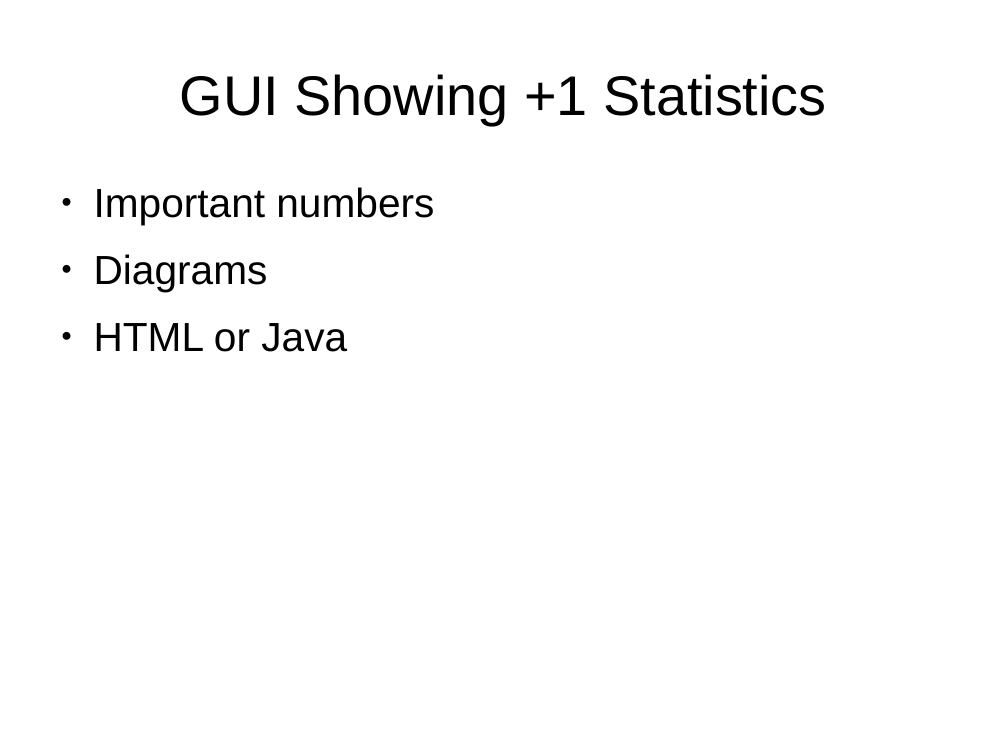
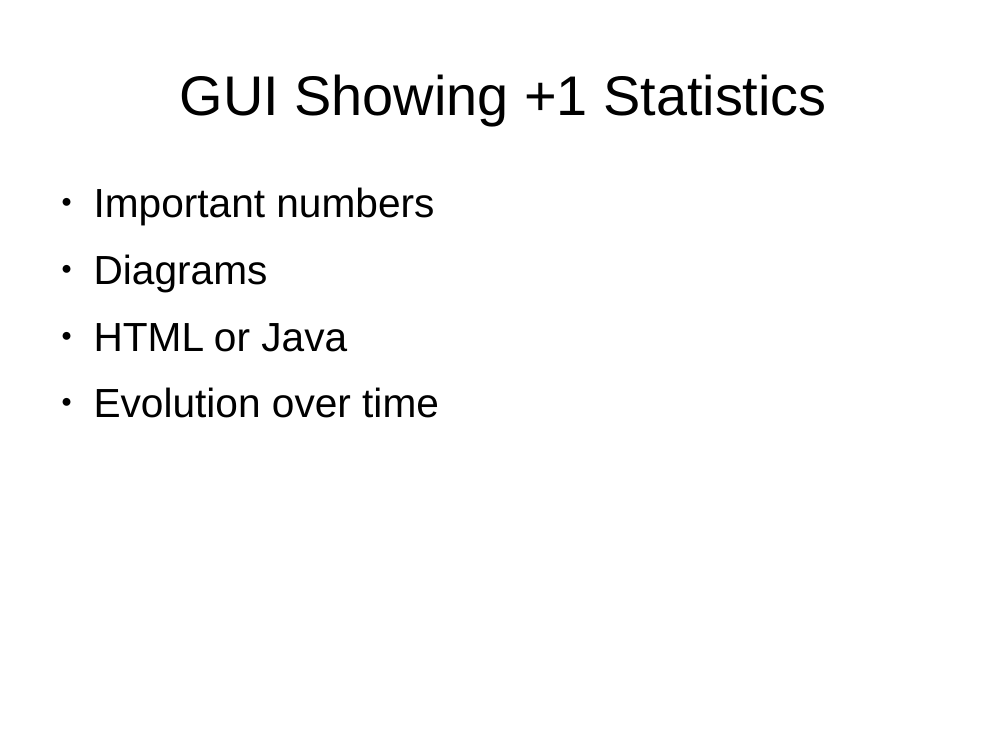
Before and after one commit to otruffer/MMC, a slide deck: slide 11 of praesi.odp (slide 7 before the commit). Drawn at 1008x756 pixels with LibreOffice and Linux fonts; fonts in the diff are those of the drawing. Boxes give left, top, right and bottom in pixels: in the first picture for what was removed or moved away, otherwise in the second. Text is boxed around its words. In the diff, an @@ line names an element or a change of style, - is before the commit and + after.

```diff
--- a/praesi.odp
+++ b/praesi.odp
@@ text at <box>94,387,439,418</box>: paragraph added @@
+● Evolution over time
```
Also in this commit, not shown: 4 other slides changed, 5 slides added, 2 slides removed, 12 other files.
